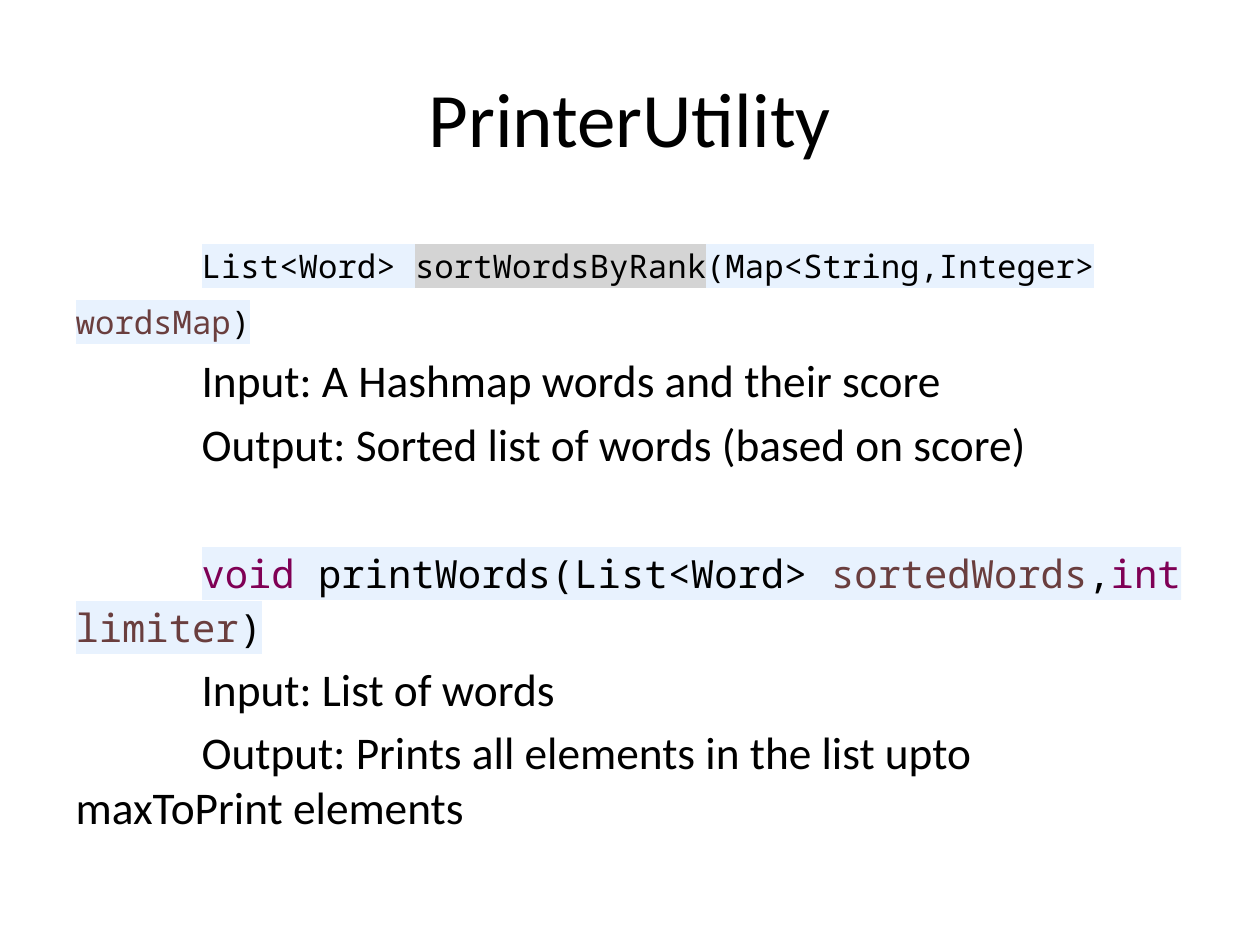
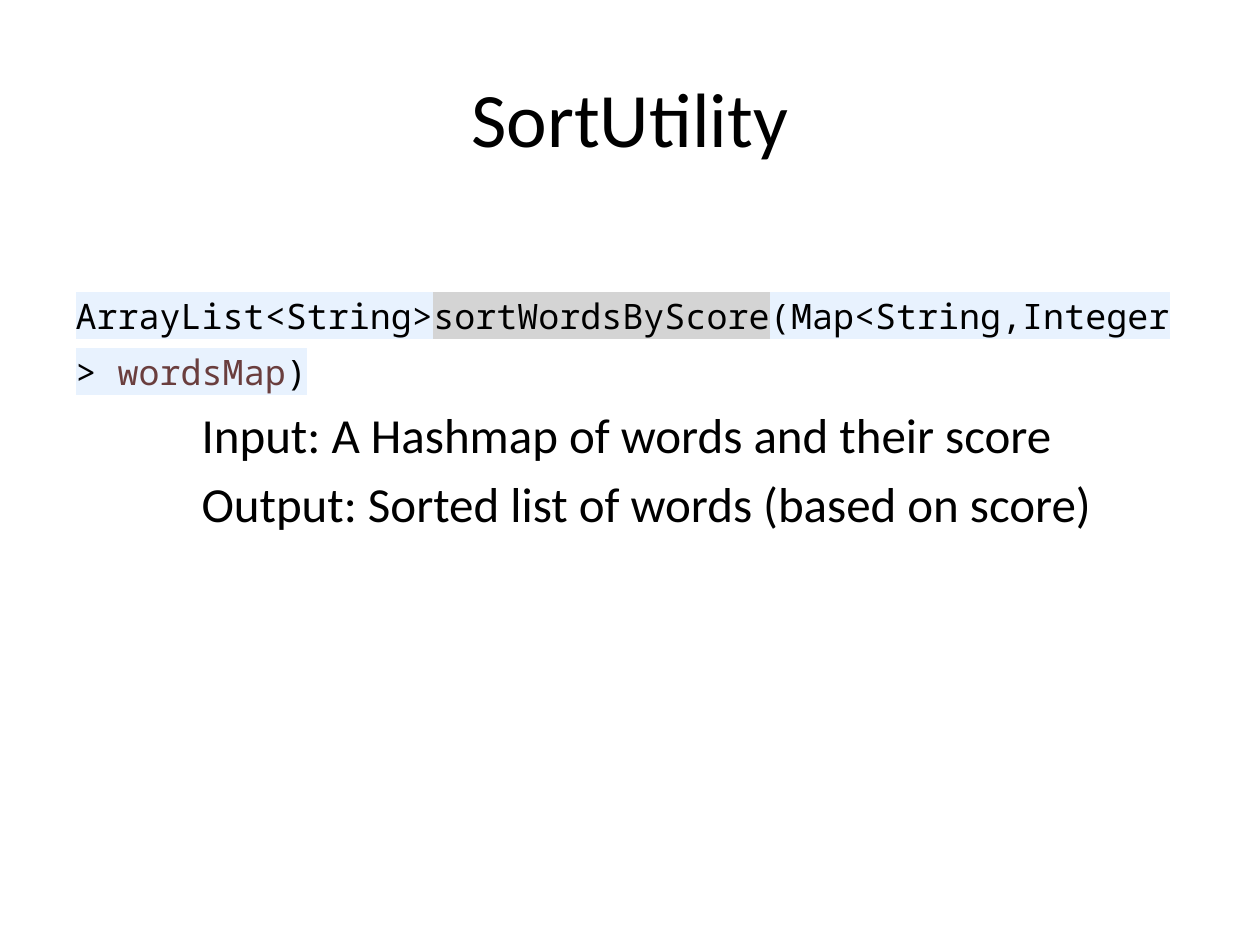
Before and after one commit to apoorvumang/Scrabble, a slide deck: slide 6 of Scrabble Word Suggestor.pptx. Drawn at 1260x945 pixels with LibreOffice and Linux fonts; fonts in the diff are those of the drawing. Boxes give left, top, right and bottom in pixels: in the first picture for what was removed or moved away, otherwise in the second. Text is boxed around its words. In the diff, an @@ line names an element or a change of style, - is before the commit and + after.

Commit message:
changed printutility to sortutility

```diff
--- a/Scrabble Word Suggestor.pptx
+++ b/Scrabble Word Suggestor.pptx
@@ title at bbox=[471, 93, 788, 160]: text changed @@
-PrinterUtility
+SortUtility
@@ text at bbox=[76, 296, 1170, 461]: text changed; size 18.5 to 20 pt @@
-List<Word> sortWordsByRank(Map<String,Integer> wordsMap)
-Input: A Hashmap words and their score
+ArrayList<String>sortWordsByScore(Map<String,Integer> wordsMap)
+Input: A Hashmap of words and their score
@@ text at bbox=[202, 486, 1091, 530]: size 25.9 to 28 pt in "Output: Sorted list of words (based on ..." @@
@@ text at bbox=[76, 558, 1181, 825]: paragraphs removed @@
-void printWords(List<Word> sortedWords,int limiter)
-Input: List of words
-Output: Prints all elements in the list upto maxToPrint elements
```
Also in this commit, not shown: 1 other slide changed, 5 other files.
